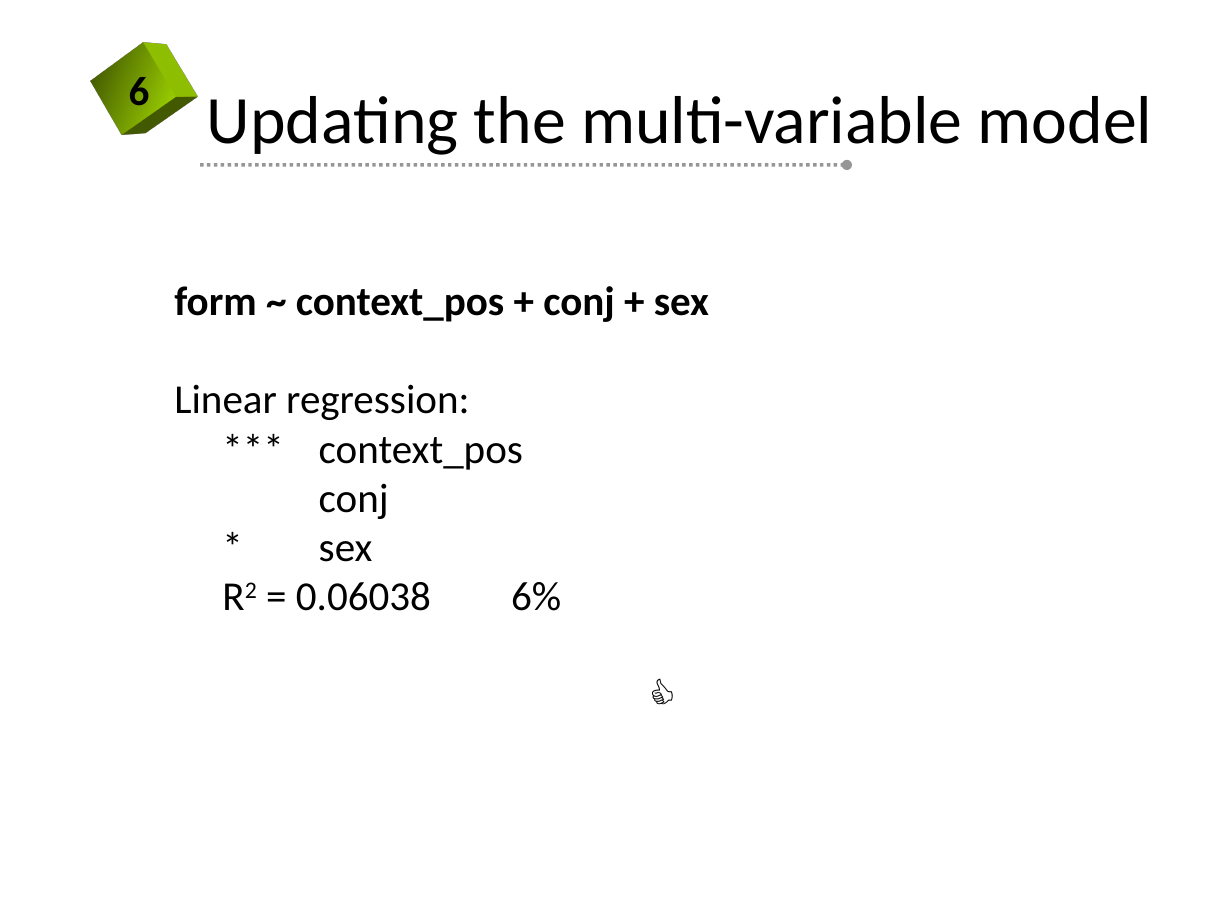
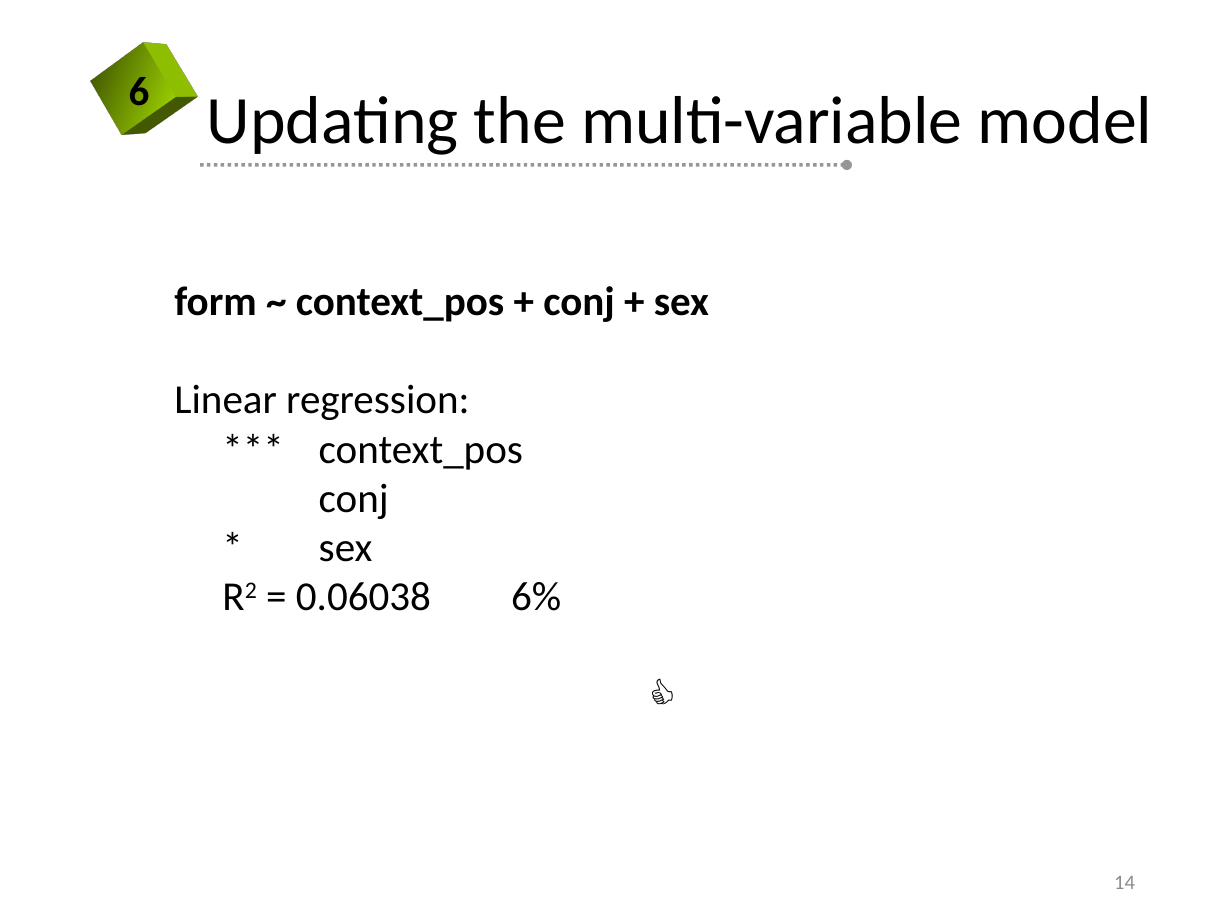
Before and after one commit to kateabr/r_project_data, a slide deck: slide 14 of slides.pptx. Drawn at 1232x924 pixels with LibreOffice and Linux fonts; fonts in the diff are those of the drawing; background and template pictures are left out. Boxes give left, top, right and bottom in pixels: in the first picture for what was removed or moved away, otherwise in the second. Text is boxed around its words. In the diff, an @@ line names an element or a change of style, - is before the commit and + after.

Commit message:
updated slides

```diff
--- a/slides.pptx
+++ b/slides.pptx
@@ page number added at (1114,876,1135,889), 12 pt, text #8C8C8C @@
+14
```
Also in this commit, not shown: 25 other slides changed, 1 slide removed.
